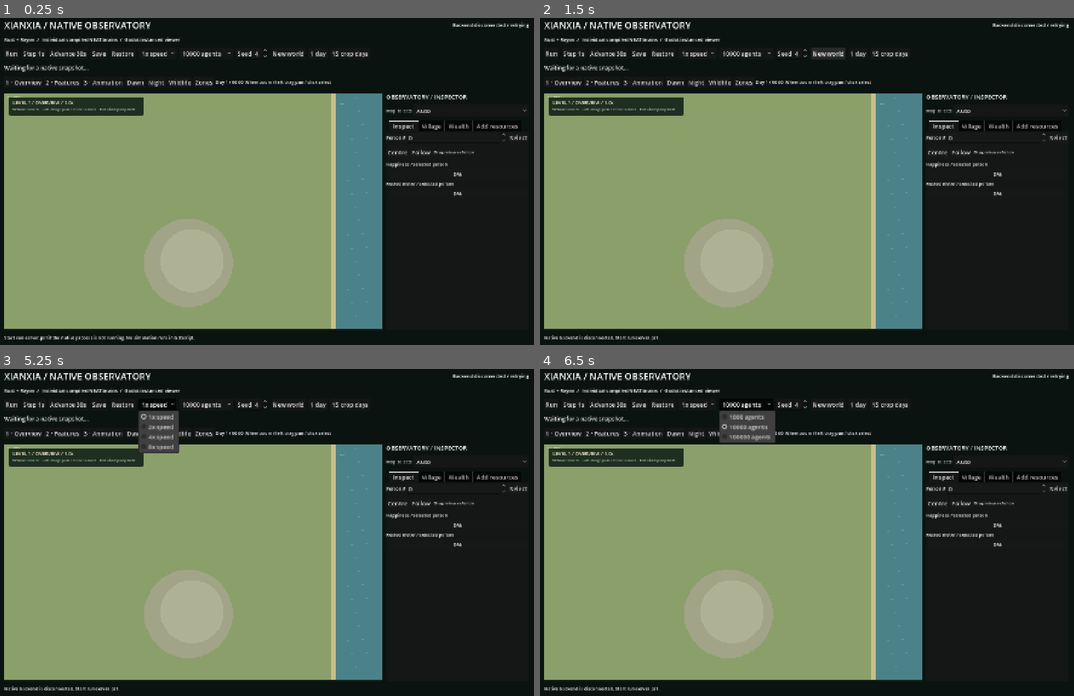
Above: before the commit, frames 1-4 (two rows, left to right).
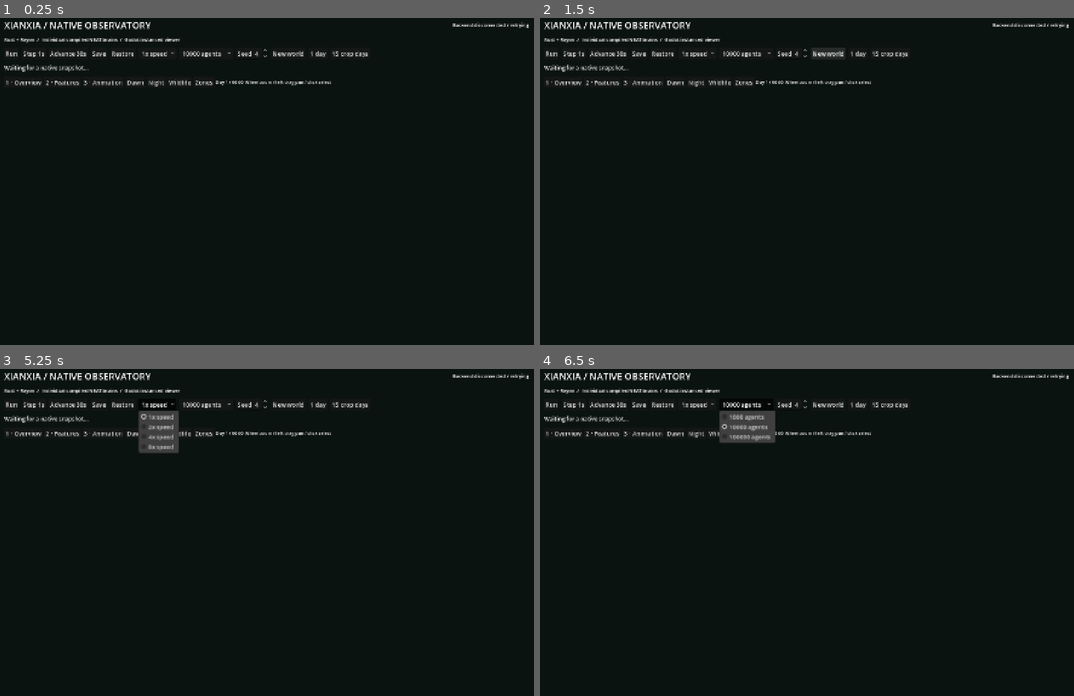
Above: after the commit, the same moments.

Repository: dashingstag/NEAT-XianXia
Game: Godot game, scene res://main.tscn
The game is run twice, just before and just after one commit, with the same random seed, the same clock (stepped at 60 frames per second) and the same inputs.
Inputs:
- Up to frame 1 (0.25 s): no input
- Up to frame 2 (1.5 s): click "New world" at 0.5 s; click "New world" at 1.25 s
- Up to frame 3 (5.25 s): click "Run" at 2 s; click "Step 1s" at 2.75 s; click "Advance 30s" at 3.5 s; click "Restore" at 4.25 s; click "1x speed" at 5 s
- Up to frame 4 (6.5 s): click "10000 agents" at 5.75 s

The runs differ from the first frame. In frame 1, 52% of the frame differs, in the area x 0-99%, y 23-99%; in frame 2, 52%; in frame 3, 52%; in frame 4, 52%.
Error after the commit: Parse Error: Cannot infer the type of "tree_glyph" variable because the value doesn't have a set type. (res://field.gd:375)

Commit message:
Render sites, patches, trees and animals from Xianxia textures
Loads committed PNGs via a lazy _tex cache with procedural fallback at
every call site: bank/shop/workshop/home/school/tavern/farm/graveyard/
shelter/jobboard site glyphs, patch + mine glyphs, grove trees at
fidelity>1, the 9x6 animal stance atlas, and the packed 16x20 villager
atlas in place of the runtime SubViewport texture.

Diff:
--- a/viewer/field.gd
+++ b/viewer/field.gd
@@ -60,6 +60,27 @@
 var detail_buffer := PackedFloat32Array()
 const CELL := 64.0
 var palette := [Color("e5c985"), Color("90c99a"), Color("e2bb78"), Color("99c8d7"), Color("cbb1de"), Color("df9c78")]
+
+# Committed Xianxia textures (assets/parked). Loaded lazily; every call site
+# falls back to the procedural drawing when a file is missing.
+const TEX_DIR := "res://assets/parked/"
+const TREE_GLYPHS := ["tree-generic","pine","bamboo","willow","plum"]
+const PATCH_GLYPHS := ["berries","timber","stone","fish"]
+const MINE_GLYPHS := ["mine-gold","mine-iron","mine-iron","mine-iron"]
+var _tex_cache: Dictionary = {}
+
+func _tex(rel_path: String) -> Texture2D:
+	if not _tex_cache.has(rel_path):
+		_tex_cache[rel_path] = load(TEX_DIR + rel_path)
+	return _tex_cache[rel_path]
+
+func _glyph(rel_path: String, at: Vector2, w: float, h: float, alpha := 1.0) -> bool:
+	var t := _tex(rel_path)
+	if t == null:
+		return false
+	draw_texture_rect(t, Rect2(at - Vector2(w,h)*0.5, Vector2(w,h)), false,
+		Color(1,1,1,alpha))
+	return true
 
 func _ready() -> void:
 	custom_minimum_size = Vector2(650, 480)
@@ -351,6 +372,9 @@
 		var trees := _tree_points(id,float(forest.radius))
 		for tree in range(0,trees.size(),3 if fidelity==1 else 1):
 			var at := centre+trees[tree]
+			var tree_glyph := "terrain-flora-xianxia/"+TREE_GLYPHS[(id*3+tree)%TREE_GLYPHS.size()]+".png"
+			if fidelity > 1 and _glyph(tree_glyph,at,22.0+float(tree%4)*2.0,22.0+float(tree%4)*2.0):
+				continue
 			draw_circle(at+Vector2(2,3),8.0,Color(0.12,0.22,0.10,0.22))
 			draw_circle(at,7.0+float(tree%4),Color("426540") if tree%2==0 else Color("3d603c"))
 	for clearing in world.get("urban",{}).get("cleared",[]):
@@ -371,20 +395,23 @@
 			draw_string(ThemeDB.fallback_font,at-Vector2(40,float(zone.radius)+5),["RESIDENTIAL","COMMERCIAL","INDUSTRIAL"][int(zone.kind)],HORIZONTAL_ALIGNMENT_LEFT,-1,12,color)
 	for bank in world.get("banks",[]):
 		var at := Vector2(bank.x,bank.y)
-		var bank_color := Color("cbd2ad") if bank.ready else Color("b0a782")
-		draw_rect(Rect2(at-Vector2(15,9),Vector2(30,20)),bank_color,bool(bank.ready),-1.0 if bank.ready else 2.0)
-		if bank.ready:
-			draw_colored_polygon(PackedVector2Array([at+Vector2(-18,-9),at+Vector2(0,-21),at+Vector2(18,-9)]),Color("6d8666"))
-			for column in [-10,0,10]:
-				draw_line(at+Vector2(column,-6),at+Vector2(column,8),Color("f5e7bc"),3)
+		if not _glyph("site-glyphs-xianxia/bank.png",at,44,44,1.0 if bank.ready else 0.55):
+			var bank_color := Color("cbd2ad") if bank.ready else Color("b0a782")
+			draw_rect(Rect2(at-Vector2(15,9),Vector2(30,20)),bank_color,bool(bank.ready),-1.0 if bank.ready else 2.0)
+			if bank.ready:
+				draw_colored_polygon(PackedVector2Array([at+Vector2(-18,-9),at+Vector2(0,-21),at+Vector2(18,-9)]),Color("6d8666"))
+				for column in [-10,0,10]:
+					draw_line(at+Vector2(column,-6),at+Vector2(column,8),Color("f5e7bc"),3)
 		draw_string(ThemeDB.fallback_font,at+Vector2(-18,25),"Bank %s%%" % int(bank.rate_percent) if bank.ready else "Build bank",HORIZONTAL_ALIGNMENT_LEFT,-1,10,Color("f5e7bc"))
 	for building in world.get("urban",{}).get("buildings",[]):
 		var at := Vector2(building.x,building.y)
-		var color: Color = [Color("92c4de"),Color("e0bd6d"),Color("b89aca")][int(building.kind)]
-		draw_rect(Rect2(at-Vector2(11,8),Vector2(22,16)),color,bool(building.ready),-1.0 if building.ready else 2.0)
-		if building.ready:
-			draw_colored_polygon(PackedVector2Array([at+Vector2(-14,-8),at+Vector2(0,-18),at+Vector2(14,-8)]),color.darkened(0.25))
-			draw_rect(Rect2(at+Vector2(-2,0),Vector2(5,8)),Color("55493c"))
+		var glyph_name: String = ["home","shop","workshop"][int(building.kind)]
+		if not _glyph("site-glyphs-xianxia/"+glyph_name+".png",at,34,34,1.0 if building.ready else 0.55):
+			var color: Color = [Color("92c4de"),Color("e0bd6d"),Color("b89aca")][int(building.kind)]
+			draw_rect(Rect2(at-Vector2(11,8),Vector2(22,16)),color,bool(building.ready),-1.0 if building.ready else 2.0)
+			if building.ready:
+				draw_colored_polygon(PackedVector2Array([at+Vector2(-14,-8),at+Vector2(0,-18),at+Vector2(14,-8)]),color.darkened(0.25))
+				draw_rect(Rect2(at+Vector2(-2,0),Vector2(5,8)),Color("55493c"))
 		var caption: String = ["Home",["Clothes","Tools","Furniture","Butcher"][int(building.line)],["Hunter","Cobbler","Blacksmith","Carpenter"][int(building.line)]][int(building.kind)]
 		if not building.ready:
 			caption = "Clear site" if building.needs_clear else "Building"
@@ -411,15 +438,21 @@
 		var fraction: float = float(patch.stock) / maxf(1.0,float(patch.capacity))
 		var colors := [Color("a95d76"),Color("365a38"),Color("d0ccb1"),Color("bce1df"),Color("edc65d"),Color("c8d6df"),Color("ba7650"),Color("8d949b"),Color("d7d18b"),Color("aab7b0"),Color("aab7b0"),Color("aab7b0"),Color("aab7b0")]
 		var radius := (5.0 if kind != 1 else 9.0) * (0.45 + fraction * 0.55)
-		draw_circle(p+Vector2(2,3),radius,Color(0.1,0.2,0.1,0.18))
-		draw_circle(p,radius,colors[kind])
-		if kind in [4,5,6,7]:
-			draw_rect(Rect2(p-Vector2(10,7),Vector2(20,14)),Color("535448"))
-			draw_arc(p,9,PI,TAU,12,colors[kind],3)
-			if fidelity == 1:
-				draw_string(ThemeDB.fallback_font,p+Vector2(-30,22),["Gold mine","Silver mine","Copper mine","Iron mine"][kind-4],HORIZONTAL_ALIGNMENT_LEFT,-1,11,colors[kind])
-		if kind == 1 and fraction > 0.2:
-			draw_circle(p-Vector2(3,4),radius*0.7,Color("5d8750"))
+		var glyph_path := ""
+		if kind < PATCH_GLYPHS.size():
+			glyph_path = "terrain-flora-xianxia/"+PATCH_GLYPHS[kind]+".png"
+		elif kind in [4,5,6,7]:
+			glyph_path = "site-glyphs-xianxia/"+MINE_GLYPHS[kind-4]+".png"
+		if glyph_path == "" or not _glyph(glyph_path,p,2.2*radius*(0.6+0.4*fraction),2.2*radius*(0.6+0.4*fraction)):
+			draw_circle(p+Vector2(2,3),radius,Color(0.1,0.2,0.1,0.18))
+			draw_circle(p,radius,colors[kind])
+			if kind in [4,5,6,7]:
+				draw_rect(Rect2(p-Vector2(10,7),Vector2(20,14)),Color("535448"))
+				draw_arc(p,9,PI,TAU,12,colors[kind],3)
+			if kind == 1 and fraction > 0.2:
+				draw_circle(p-Vector2(3,4),radius*0.7,Color("5d8750"))
+		if kind in [4,5,6,7] and fidelity == 1:
+			draw_string(ThemeDB.fallback_font,p+Vector2(-30,22),["Gold mine","Silver mine","Copper mine","Iron mine"][kind-4],HORIZONTAL_ALIGNMENT_LEFT,-1,11,colors[kind])
 	for m in markets:
 		var p := Vector2(m.x,m.y)
 		draw_circle(p,42,Color(0.95,0.87,0.62,0.24))
@@ -431,8 +464,9 @@
 			var at: Vector2 = (p + _house_origin(j)).clamp(Vector2(5,5),Vector2(2670,1900))
 			if not view_rect.has_point(at):
 				continue
-			draw_rect(Rect2(at,Vector2(20,15)),Color("d1bf91"))
-			draw_rect(Rect2(at-Vector2(1,2),Vector2(22,5)),Color("a07153"))
+			if not _glyph("site-glyphs-xianxia/home.png",at+Vector2(10,8),26,26):
+				draw_rect(Rect2(at,Vector2(20,15)),Color("d1bf91"))
+				draw_rect(Rect2(at-Vector2(1,2),Vector2(22,5)),Color("a07153"))
 			if world.get("clock",{}).get("night",false):
 				draw_rect(Rect2(at+Vector2(2,2),Vector2(3,3)),Color("f4c77a"))
 		if world.get("clock",{}).get("night",false):
@@ -442,17 +476,19 @@
 			draw_string(ThemeDB.fallback_font,p-Vector2(70.0/zoom,160),str(int(m.population))+" people / "+str(int(m.get("stable_residents",0)))+" residents | "+str(m.stage),HORIZONTAL_ALIGNMENT_LEFT,-1,maxi(10,roundi(10.0/zoom)),Color("eef0cc"))
 	for school in world.get("schools",[]):
 		var p := Vector2(school.x,school.y)
-		draw_rect(Rect2(p-Vector2(16,10),Vector2(32,20)),Color("d8d4b6") if school.ready else Color("85765b"))
-		draw_rect(Rect2(p-Vector2(19,15),Vector2(38,8)),Color("526e9b"))
-		draw_line(p+Vector2(-5,2),p+Vector2(0,4),Color("f4ecd0"),2)
-		draw_line(p+Vector2(0,4),p+Vector2(5,2),Color("f4ecd0"),2)
+		if not _glyph("site-glyphs-xianxia/school.png",p,42,42,1.0 if school.ready else 0.55):
+			draw_rect(Rect2(p-Vector2(16,10),Vector2(32,20)),Color("d8d4b6") if school.ready else Color("85765b"))
+			draw_rect(Rect2(p-Vector2(19,15),Vector2(38,8)),Color("526e9b"))
+			draw_line(p+Vector2(-5,2),p+Vector2(0,4),Color("f4ecd0"),2)
+			draw_line(p+Vector2(0,4),p+Vector2(5,2),Color("f4ecd0"),2)
 		if fidelity>1:
 			draw_string(ThemeDB.fallback_font,p+Vector2(-19,-22),"School" if school.ready else "Building school",HORIZONTAL_ALIGNMENT_LEFT,-1,11,Color("f4ecd0"))
 	for tavern in world.get("taverns",[]):
 		var p := Vector2(tavern.x,tavern.y)
-		draw_rect(Rect2(p-Vector2(15,10),Vector2(30,20)),Color("d9bc87") if tavern.ready else Color("85765b"))
-		draw_rect(Rect2(p-Vector2(18,14),Vector2(36,8)),Color("913f39"))
-		draw_circle(p+Vector2(7,2),3,Color("ecc864"))
+		if not _glyph("site-glyphs-xianxia/tavern.png",p,42,42,1.0 if tavern.ready else 0.55):
+			draw_rect(Rect2(p-Vector2(15,10),Vector2(30,20)),Color("d9bc87") if tavern.ready else Color("85765b"))
+			draw_rect(Rect2(p-Vector2(18,14),Vector2(36,8)),Color("913f39"))
+			draw_circle(p+Vector2(7,2),3,Color("ecc864"))
 		if fidelity>1:
 			draw_string(ThemeDB.fallback_font,p+Vector2(-18,-20),"Tavern %s/32" % int(tavern.visitors) if tavern.ready else "Building tavern",HORIZONTAL_ALIGNMENT_LEFT,-1,10,Color("f7e2b2"))
 	for region in world.get("fertility",[]):
@@ -461,37 +497,41 @@
 	for farm in world.get("farms",[]):
 		var p := Vector2(farm.x,farm.y)
 		var color := Color("c8c15f") if farm.mature else Color("739550")
-		draw_rect(Rect2(p-Vector2(18,18),Vector2(36,36)),Color("5d8076"))
-		for row in range(6):
-			draw_line(p+Vector2(-15,-14+row*5),p+Vector2(15,-14+row*5),color,2)
+		if not _glyph("site-glyphs-xianxia/farm.png",p,44,44):
+			draw_rect(Rect2(p-Vector2(18,18),Vector2(36,36)),Color("5d8076"))
+			for row in range(6):
+				draw_line(p+Vector2(-15,-14+row*5),p+Vector2(15,-14+row*5),color,2)
 		if fidelity > 1:
 			draw_string(ThemeDB.fallback_font,p+Vector2(-18,-22),"Rice / %s days" % int(farm.days_until_mature),HORIZONTAL_ALIGNMENT_LEFT,-1,10,Color("eee5b4"))
 	for board in world.get("job_boards",[]):
 		var p := Vector2(board.x,board.y)
-		draw_rect(Rect2(p-Vector2(6,5),Vector2(12,9)),Color("634b34"))
-		draw_rect(Rect2(p-Vector2(4,3),Vector2(8,5)),Color("ead7a6"))
-		draw_line(p+Vector2(-4,3),p+Vector2(-4,9),Color("634b34"),2)
-		draw_line(p+Vector2(4,3),p+Vector2(4,9),Color("634b34"),2)
+		if not _glyph("site-glyphs-xianxia/jobboard.png",p,24,24):
+			draw_rect(Rect2(p-Vector2(6,5),Vector2(12,9)),Color("634b34"))
+			draw_rect(Rect2(p-Vector2(4,3),Vector2(8,5)),Color("ead7a6"))
+			draw_line(p+Vector2(-4,3),p+Vector2(-4,9),Color("634b34"),2)
+			draw_line(p+Vector2(4,3),p+Vector2(4,9),Color("634b34"),2)
 		if int(board.nearby_bodies)>0:
 			draw_circle(p+Vector2(6,-5),3,Color("dd8a65"))
 		if fidelity == 1:
 			draw_string(ThemeDB.fallback_font,p+Vector2(7,12),"Jobs %s / %s c" % [int(board.vacancies),int(board.reward)],HORIZONTAL_ALIGNMENT_LEFT,-1,9,Color("f7e2b2"))
 	for graveyard in world.get("graveyards",[]):
 		var p := Vector2(graveyard.x,graveyard.y)
-		draw_rect(Rect2(p-Vector2(17,17),Vector2(38,38)),Color("858a70"))
-		draw_rect(Rect2(p-Vector2(18,18),Vector2(40,40)),Color("c2bca0"),false,1.5)
-		var graves := mini(int(graveyard.buried_count),64)
-		for j in range(graves):
-			var at := p+Vector2(float(j%8)*4.0-12,float(j/8)*4.0-12)
-			draw_rect(Rect2(at,Vector2(2,3)),Color("c3c9ba"))
+		if not _glyph("site-glyphs-xianxia/graveyard.png",p,44,44,1.0 if graveyard.ready else 0.55):
+			draw_rect(Rect2(p-Vector2(17,17),Vector2(38,38)),Color("858a70"))
+			draw_rect(Rect2(p-Vector2(18,18),Vector2(40,40)),Color("c2bca0"),false,1.5)
+			var graves := mini(int(graveyard.buried_count),64)
+			for j in range(graves):
+				var at := p+Vector2(float(j%8)*4.0-12,float(j/8)*4.0-12)
+				draw_rect(Rect2(at,Vector2(2,3)),Color("c3c9ba"))
 		if not graveyard.ready:
 			draw_line(p-Vector2(12,0),p+Vector2(15,0),Color("d0ad76"),2)
 		draw_string(ThemeDB.fallback_font,p+Vector2(-18,-23),"Graveyard %s/%s" % [int(graveyard.buried_count),int(graveyard.capacity)],HORIZONTAL_ALIGNMENT_LEFT,-1,10,Color("eee7d2"))
 	for shelter in world.get("shelters",[]):
 		if shelter.get("camp",false) and int(shelter.get("capacity",0))>0:
 			var p := Vector2(shelter.x,shelter.y)
-			draw_colored_polygon(PackedVector2Array([p+Vector2(-7,4),p+Vector2(0,-7),p+Vector2(7,4)]),Color("c6a87c"))
-			draw_line(p+Vector2(0,-4),p+Vector2(0,4),Color("614e3a"),1.5)
+			if not _glyph("site-glyphs-xianxia/shelter.png",p,24,24):
+				draw_colored_polygon(PackedVector2Array([p+Vector2(-7,4),p+Vector2(0,-7),p+Vector2(7,4)]),Color("c6a87c"))
+				draw_line(p+Vector2(0,-4),p+Vector2(0,4),Color("614e3a"),1.5)
 			if fidelity == 1:
 				draw_string(ThemeDB.fallback_font,p+Vector2(-15,16),"%s/%s beds" % [int(shelter.reserved),int(shelter.capacity)],HORIZONTAL_ALIGNMENT_LEFT,-1,9,Color("f6e6b9"))
 	var convoy_draw: Array = []
@@ -524,19 +564,25 @@
 		else:
 			var scale_animal := 0.6 if animal.young else 1.0
 			var bob := sin(animation_time*10.0+float(animal.id))*0.5 if fidelity==3 and int(animal.action)!=3 else 0.0
+			var species_col := int(animal.species)
+			var stance_row := 3 if int(animal.action)==3 else (1+(int(animation_time*10.0+float(animal.id))%2) if fidelity==3 and bob!=0.0 else 0)
+			var animal_tex := _tex("animal-table-xianxia/atlas.png")
 			draw_set_transform(offset+at*zoom,float(animal.heading),Vector2.ONE*zoom*scale_animal)
-			var deer := int(animal.species)==1
-			draw_circle(Vector2.ZERO,4.0 if deer else 2.8,Color("af8558") if deer else Color("e5ddc8"))
-			draw_circle(Vector2(3.5,0),2.0 if deer else 1.6,Color("ccaa78") if deer else Color("f4ecdc"))
-			if deer:
-				for side in [-1,1]:
-					draw_line(Vector2(1,side*2),Vector2(-2+bob,side*5),Color("65513c"),1)
-					draw_line(Vector2(4,side),Vector2(7,side*4),Color("705c42"),1)
-					draw_line(Vector2(5.5,side*2.5),Vector2(8,side*2.5),Color("705c42"),1)
+			if animal_tex != null and species_col < 9:
+				draw_texture_rect_region(animal_tex,Rect2(-9,-9,18,18),Rect2(species_col*64,stance_row*64,64,64))
 			else:
-				draw_line(Vector2(3,1),Vector2(7,2+bob),Color("eee3d0"),1.5)
-				draw_line(Vector2(3,-1),Vector2(7,-2+bob),Color("eee3d0"),1.5)
-			draw_circle(Vector2(4.2,-0.7),0.4,Color("302a24"))
+				var deer := int(animal.species)==1
+				draw_circle(Vector2.ZERO,4.0 if deer else 2.8,Color("af8558") if deer else Color("e5ddc8"))
+				draw_circle(Vector2(3.5,0),2.0 if deer else 1.6,Color("ccaa78") if deer else Color("f4ecdc"))
+				if deer:
+					for side in [-1,1]:
+						draw_line(Vector2(1,side*2),Vector2(-2+bob,side*5),Color("65513c"),1)
+						draw_line(Vector2(4,side),Vector2(7,side*4),Color("705c42"),1)
+						draw_line(Vector2(5.5,side*2.5),Vector2(8,side*2.5),Color("705c42"),1)
+				else:
+					draw_line(Vector2(3,1),Vector2(7,2+bob),Color("eee3d0"),1.5)
+					draw_line(Vector2(3,-1),Vector2(7,-2+bob),Color("eee3d0"),1.5)
+				draw_circle(Vector2(4.2,-0.7),0.4,Color("302a24"))
 			draw_set_transform(offset,0,Vector2(zoom,zoom))
 		if int(animal.id)==selected_animal:
 			draw_arc(at,8.0,0,TAU,20,Color("ffedaa"),1.0)
@@ -654,7 +700,8 @@
 	add_child(atlas_view)
 	detail_mesh = MultiMeshInstance2D.new()
 	detail_mesh.texture_filter = CanvasItem.TEXTURE_FILTER_NEAREST
-	detail_mesh.texture = atlas_view.get_texture()
+	var packed_atlas: Texture2D = load(TEX_DIR + "villager-atlas-v2/atlas.png")
+	detail_mesh.texture = packed_atlas if packed_atlas != null else atlas_view.get_texture()
 	detail_mesh.multimesh = MultiMesh.new()
 	detail_mesh.multimesh.transform_format = MultiMesh.TRANSFORM_2D
 	detail_mesh.multimesh.use_custom_data = true
